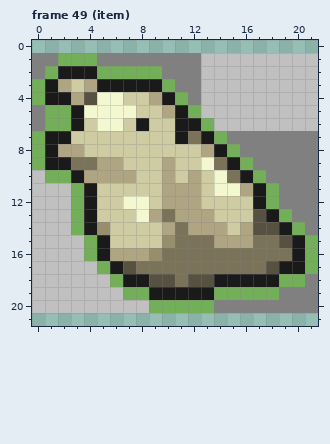
Edited in one commit: pixel-art file (sprites/item.ase). The picture above was drawn from the file before the commit.
22x22 pixels, 50 frames. Shown: frame 49 (item).
The result:
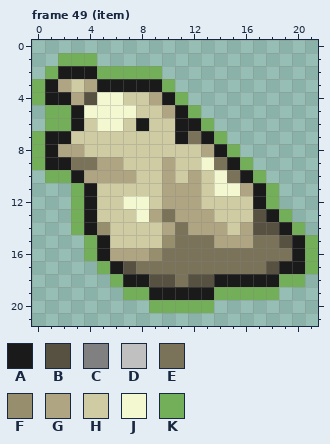
Palette (. is transparent): A #1a1a1a  B #565140  C #808080  D #c0c0c0  E #7a735a  F #978e6d  G #afa582  H #cfcca4  J #f3f8d1  K #73af58
From old to new:
Frame 49 (item):
The edit erases colour C in row 1 at x 0 to 1 and 5 to 12; in row 2 at x 0 and 10 to 12; in row 3 at x 11 to 12; in row 4 at x 12; in rows 5 to 6 at x 0; in row 7 at x 15 to 21.
The edit erases colour C in row 8 at x 16 to 21; in row 9 at x 17 to 21; in row 10 at x 18 to 21; in rows 11 to 12 at x 19 to 21; in row 13 at x 20 to 21; in row 14 at x 21.
The edit erases colour C in row 18 at x 21; in row 19 at x 19 to 21; in row 20 at x 14 to 21.
The edit erases colour D in rows 1 to 5 at x 13 to 21; in row 6 at x 14 to 21; in row 10 at x 0; in rows 11 to 14 at x 0 to 2; in rows 15 to 16 at x 0 to 3; in row 17 at x 0 to 4.
The edit erases colour D in row 18 at x 0 to 5; in row 19 at x 0 to 6; in row 20 at x 0 to 8.
Changed places in both pictures, as pixel boxes (x1, y1, x2, y2):
erased: (32, 53, 318, 313)
